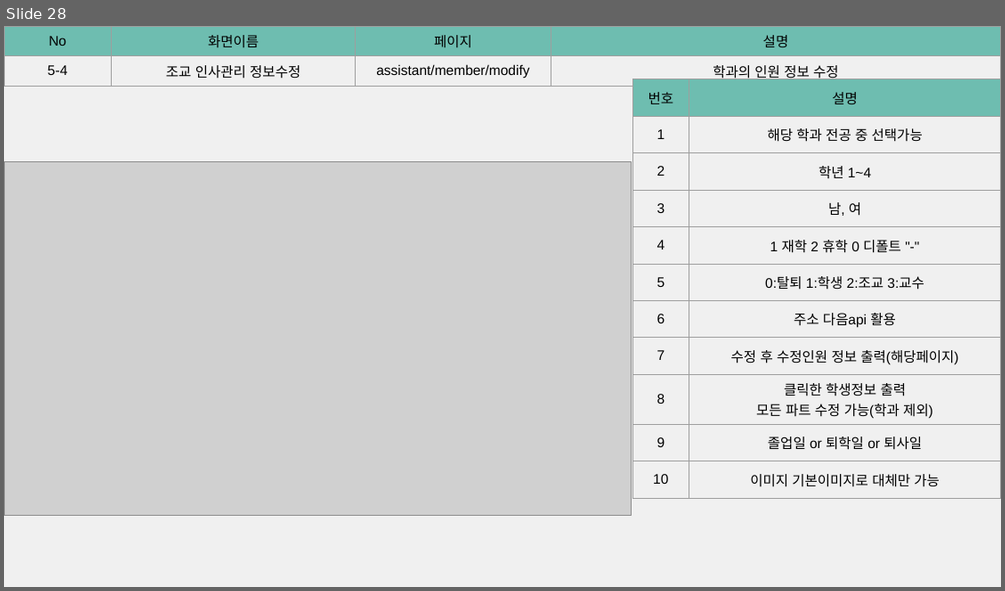
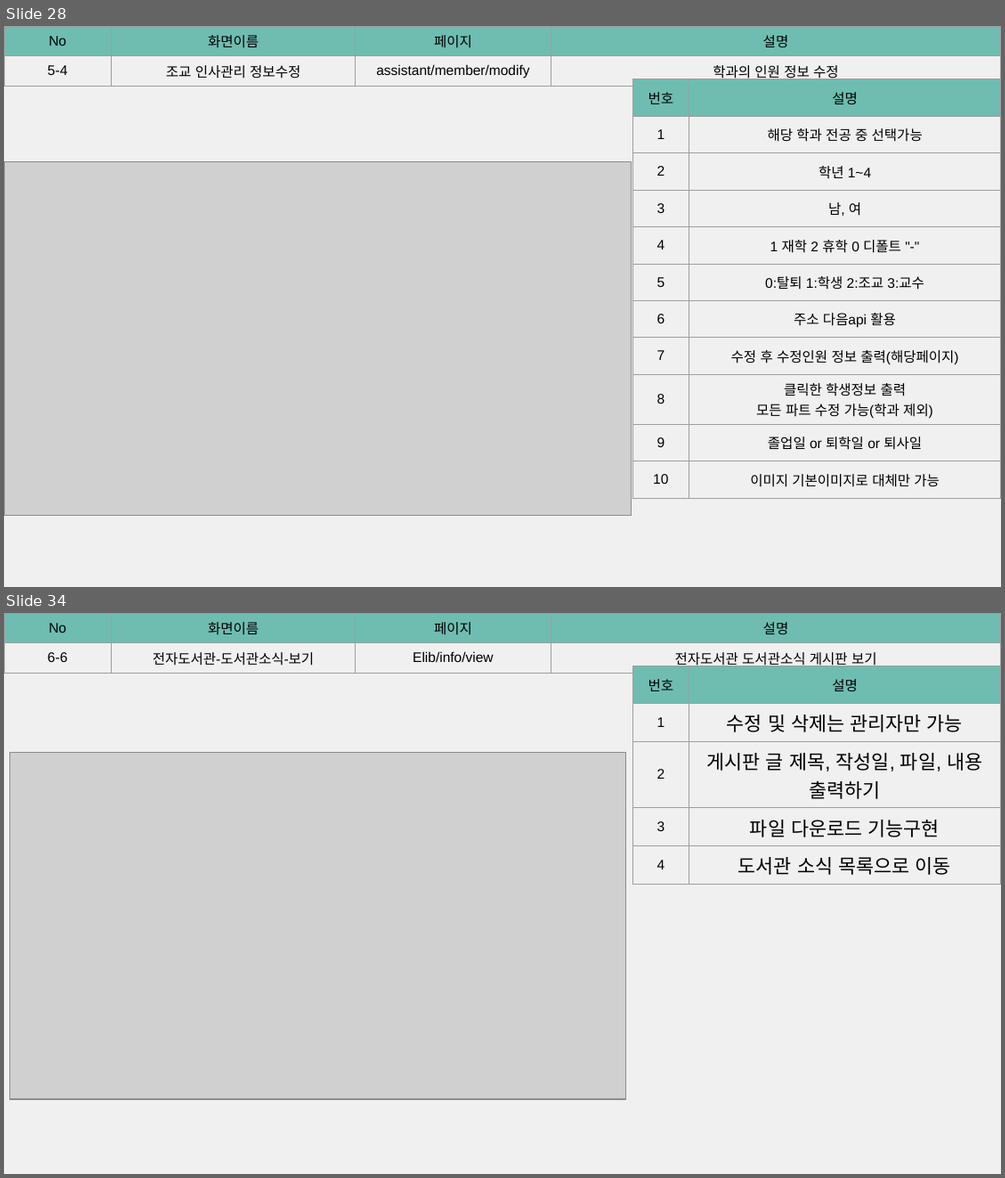
Before and after one commit to yndgow/ChimAcademy, a slide deck: 스토리보드/침대학교 스토리보드 v1.4.pptx. Shown one above the other, each under a label of ours: slide 28 before the commit, slides 28 and 34 after it; the slides between them are not shown. The pictures are 1005x591 and 1005x1178 pixels, drawn with LibreOffice and Linux fonts; fonts in the diff are those of the drawing; grey boxes stand for pictures. Boxes give left, top, right and bottom in pixels: in the first picture for what was removed or moved away, otherwise in the second. Text is boxed around its words. In the diff, an @@ line names an element or a change of style, - is before the commit and + after.

Commit message:
2023/03/27 스토리보드 추가 및 전자도서 부가기능 구현 중

```diff
--- a/스토리보드/침대학교 스토리보드 v1.4.pptx
+++ b/스토리보드/침대학교 스토리보드 v1.4.pptx
@@ slide 34 added at box(4, 613, 1001, 1174), background #F0F0F0 @@
@@ table added at box(4, 613, 1001, 672), 2 rows, 4 columns @@
+No | 화면이름 | 페이지 | 설명
+6-6 | 전자도서관-도서관소식-보기 | Elib/info/view | 전자도서관 도서관소식 게시판 보기
@@ table added at box(633, 666, 1001, 878), 5 rows, 2 columns @@
+번호 | 설명
+1 | 수정 및 삭제는 관리자만 가능
+2 | 게시판 글 제목, 작성일, 파일, 내용 출력하기
+3 | 파일 다운로드 기능구현
+4 | 도서관 소식 목록으로 이동
@@ picture added at box(10, 753, 626, 1100) @@
```
Also in this commit, not shown: 7 other slides added, 13 other files.
